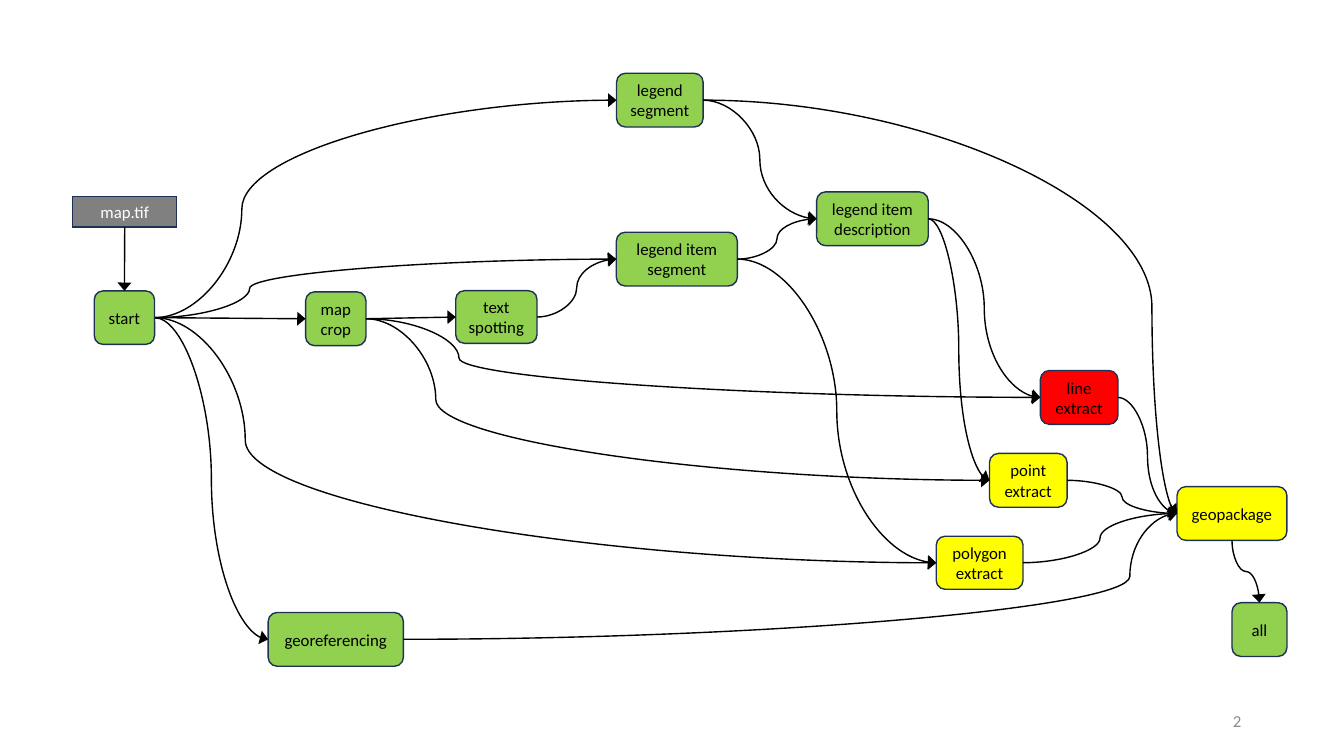
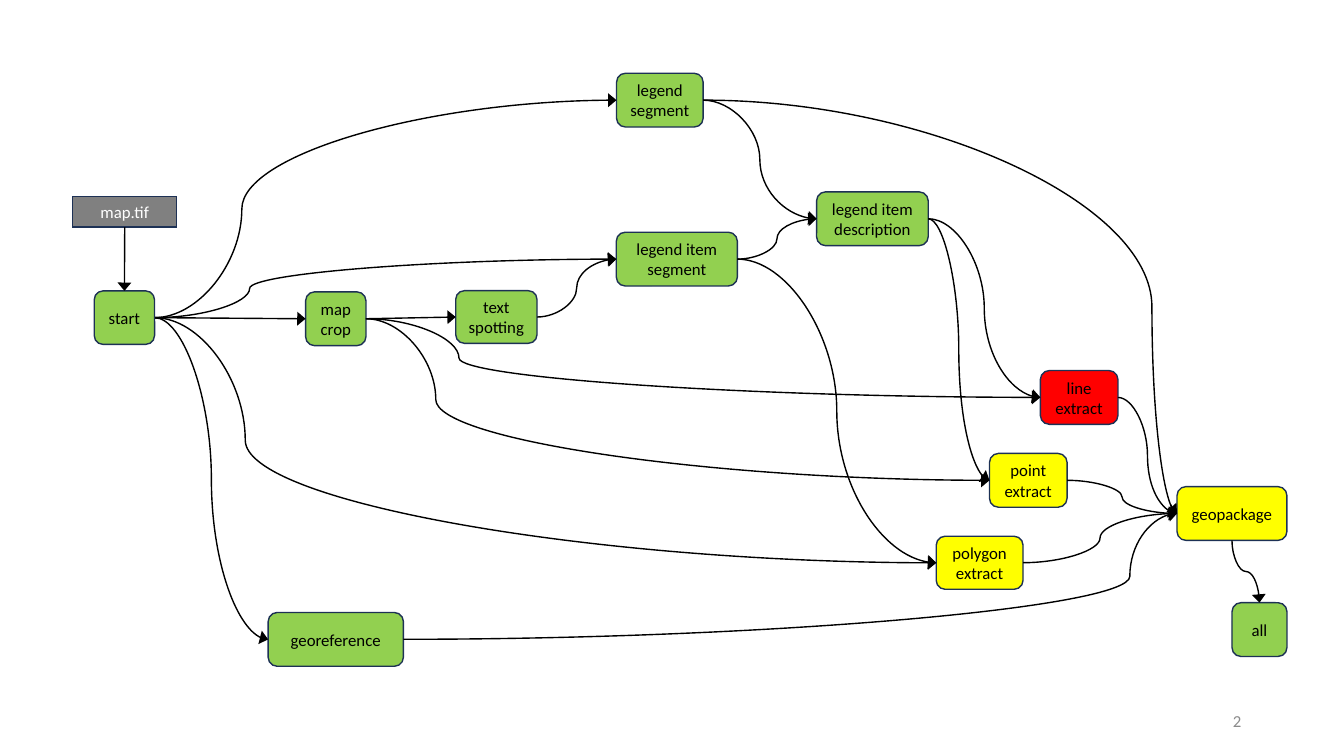
Before and after one commit to DARPA-CRITICALMAAS/ta1_integration, a slide deck: slide 2 of docs/overview.pptx. Drawn at 1344x756 pixels with LibreOffice and Linux fonts; fonts in the diff are those of the drawing. Boxes give left, top, right and bottom in pixels: in the first picture for what was removed or moved away, otherwise in the second. Text is boxed around its words. In the diff, an @@ line names an element or a change of style, - is before the commit and + after.

Commit message:
typo

```diff
--- a/docs/overview.pptx
+++ b/docs/overview.pptx
@@ text in rounded rectangle at box(291, 634, 381, 649): text changed @@
-georeferencing
+georeference
```
